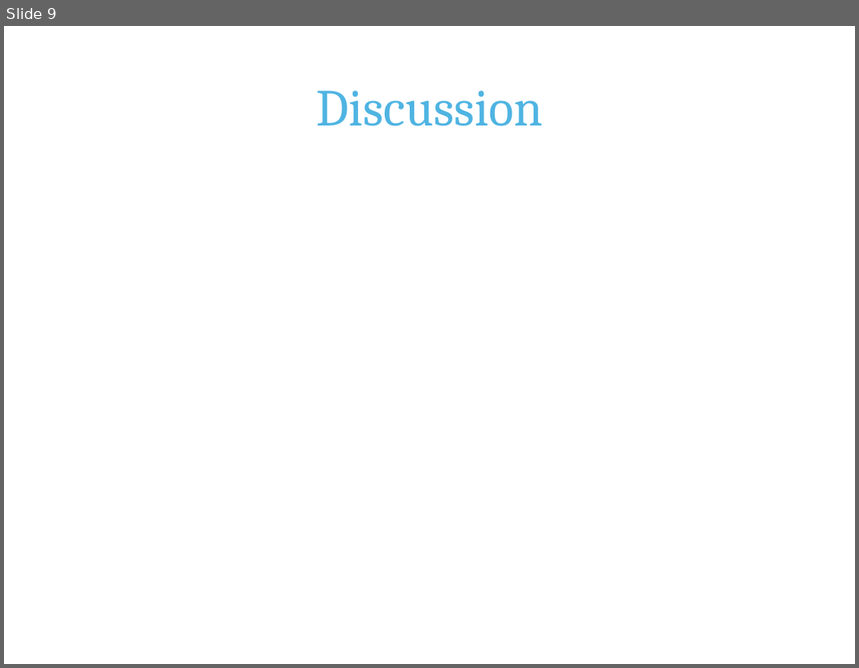
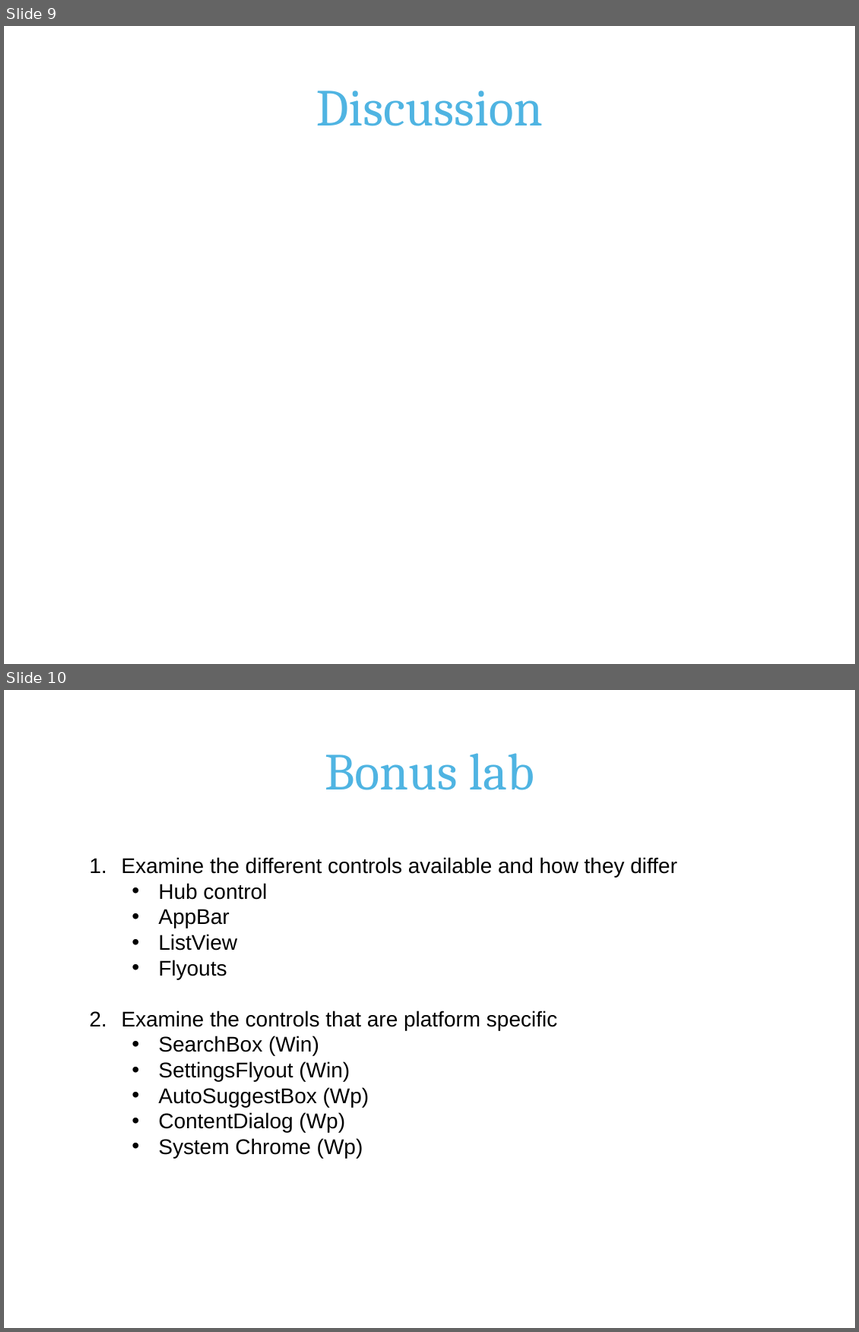
Before and after one commit to alexanderpersson/lab-universalcomponent, a slide deck: Presentation.pptx. Shown one above the other, each under a label of ours: slide 9 before the commit, slides 9 and 10 after it. The pictures are 859x668 and 859x1332 pixels, drawn with LibreOffice and Linux fonts; fonts in the diff are those of the drawing; background and template pictures are left out. Boxes give left, top, right and bottom in pixels: in the first picture for what was removed or moved away, otherwise in the second. Text is boxed around its words. In the diff, an @@ line names an element or a change of style, - is before the commit and + after.

Commit message:
updated pp

```diff
--- a/Presentation.pptx
+++ b/Presentation.pptx
@@ slide 10 added at [4, 690, 855, 1328], background #FFFFFF @@
@@ title added at [325, 753, 534, 790], 44 pt, text #4FB4E2 @@
+Bonus lab
@@ text added at [121, 857, 677, 1158], 18 pt, text #000000 @@
+1. Examine the different controls available and how they differ
+  • Hub control
+  • AppBar
+  • ListView
+  • Flyouts
+2. Examine the controls that are platform specific
+  • SearchBox (Win)
+  • SettingsFlyout (Win)
+  • AutoSuggestBox (Wp)
+  • ContentDialog (Wp)
+  • System Chrome (Wp)
```
Also in this commit, not shown: 1 other slide added.
